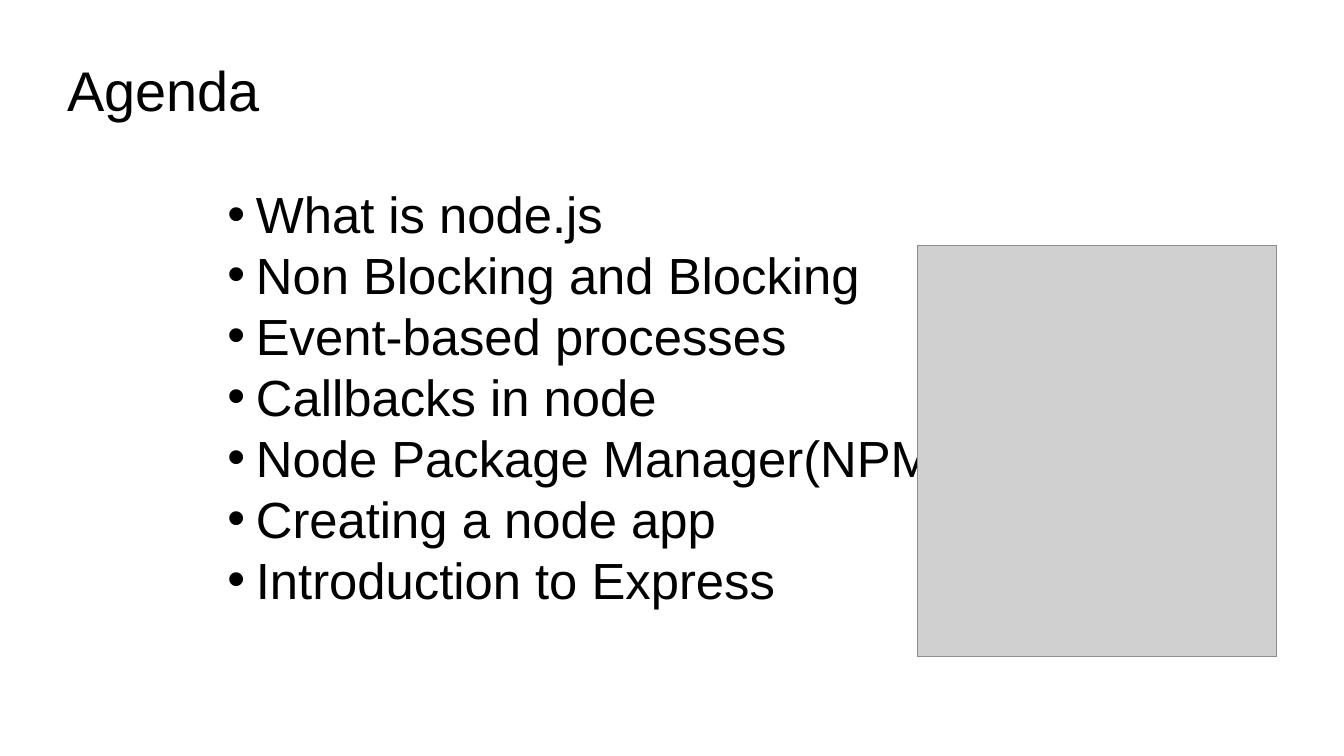
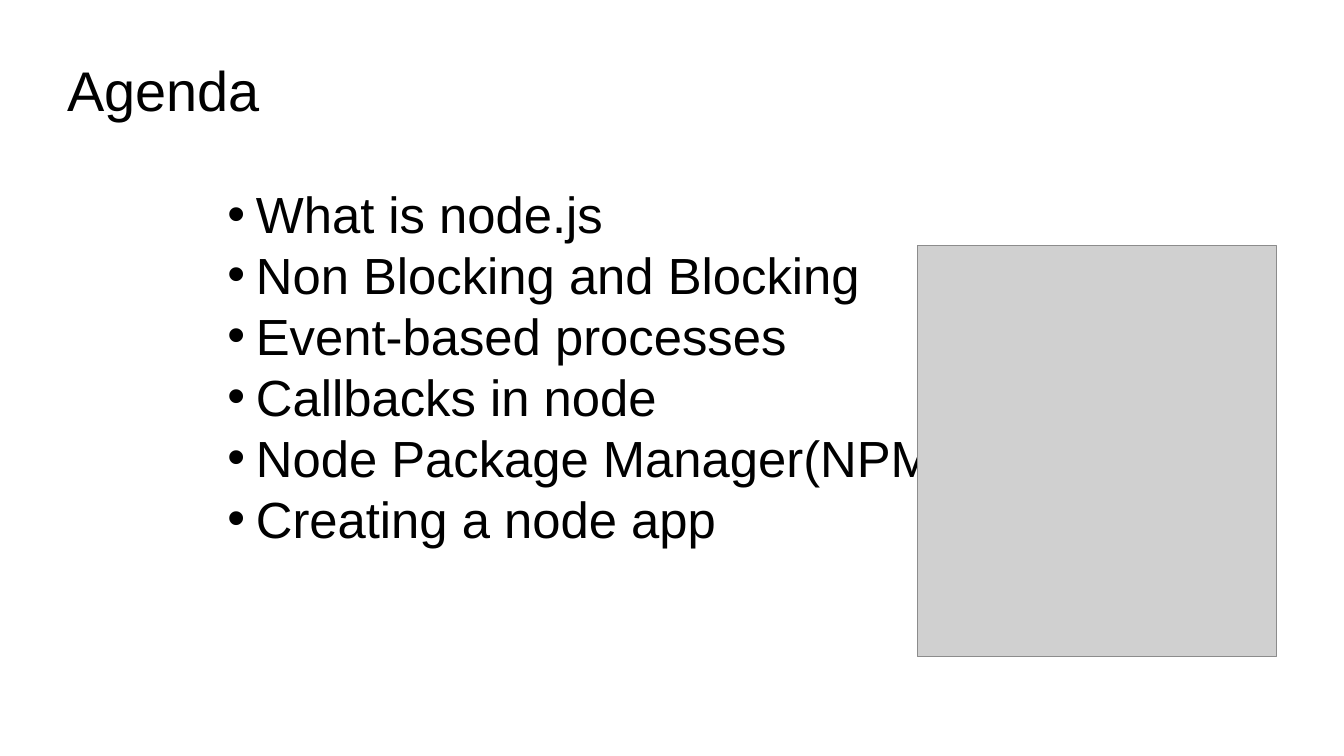
Before and after one commit to diarmuidoconnor/wad2, a slide deck: slide 4 of topic07/talk-1/node-2019.pptx. Drawn at 1344x756 pixels with LibreOffice and Linux fonts; fonts in the diff are those of the drawing; grey boxes stand for pictures. Boxes give left, top, right and bottom in pixels: in the first picture for what was removed or moved away, otherwise in the second. Text is boxed around its words. In the diff, an @@ line names an element or a change of style, - is before the commit and + after.

```diff
--- a/topic07/talk-1/node-2019.pptx
+++ b/topic07/talk-1/node-2019.pptx
@@ text at (256,562,775,610): paragraph removed @@
-• Introduction to Express
```
Also in this commit, not shown: 4 other slides changed, 3 other files.
